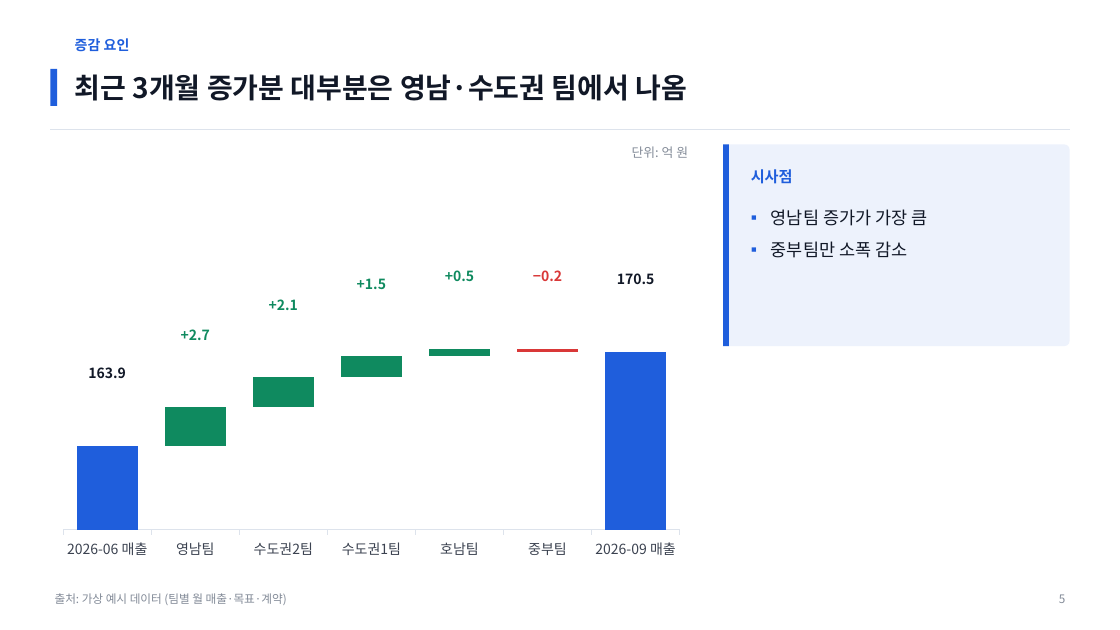
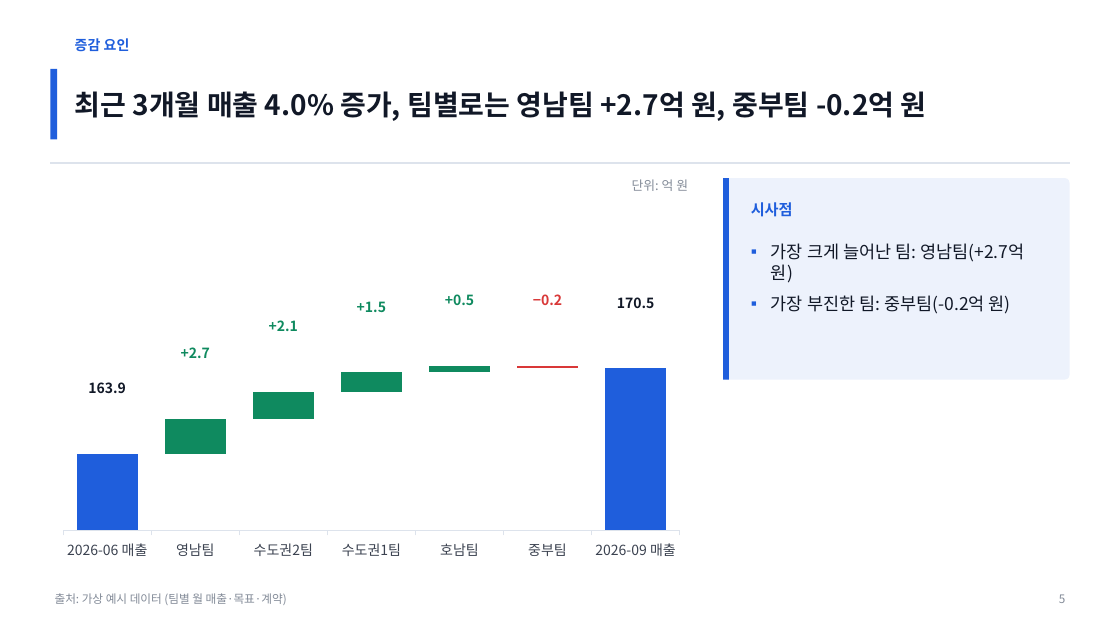
Before and after one commit to coindesktop/Awesome-PPT-SKILL, a slide deck: slide 5 of examples/monthly-report/deck.pptx. Drawn at 1120x630 pixels with LibreOffice and Linux fonts; fonts in the diff are those of the drawing. Boxes give left, top, right and bottom in pixels: in the first picture for what was removed or moved away, otherwise in the second. Text is boxed around its words. In the diff, an @@ line names an element or a change of style, - is before the commit and + after.

```diff
--- a/examples/monthly-report/deck.pptx
+++ b/examples/monthly-report/deck.pptx
@@ rectangle resized from (x1=50, y1=69, x2=57, y2=106) to (x1=50, y1=69, x2=57, y2=139) @@
@@ title at (x1=75, y1=91, x2=927, y2=121): text changed @@
-최근 3개월 증가분 대부분은 영남·수도권 팀에서 나옴
+최근 3개월 매출 4.0% 증가, 팀별로는 영남팀 +2.7억 원, 중부팀 -0.2억 원
@@ 2 texts, 1 line, 1 rounded rectangle, 1 rectangle moved together from (x1=50, y1=129, x2=1070, y2=346) to (x1=50, y1=163, x2=1070, y2=380) @@
@@ column stacked chart resized from (x1=50, y1=166, x2=692, y2=567) to (x1=50, y1=199, x2=692, y2=567) @@
@@ text at (x1=771, y1=243, x2=1024, y2=314): text changed @@
-▪ 영남팀 증가가 가장 큼
-▪ 중부팀만 소폭 감소
+▪ 가장 크게 늘어난 팀: 영남팀(+2.7억 원)
+▪ 가장 부진한 팀: 중부팀(-0.2억 원)
```
Also in this commit, not shown: 4 other slides changed, 7 other files.
